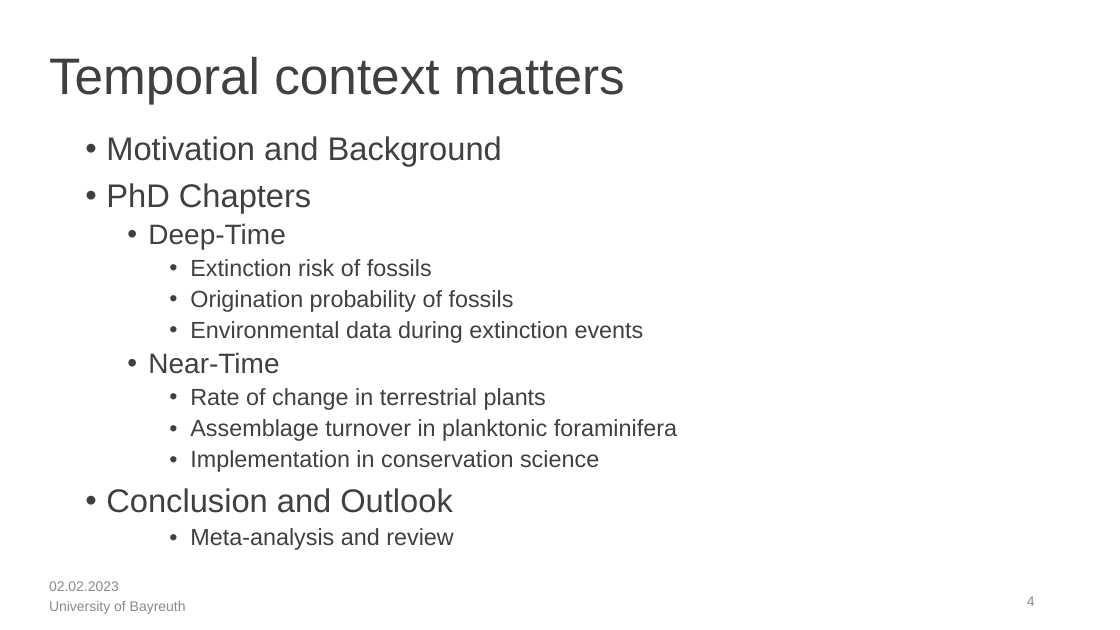
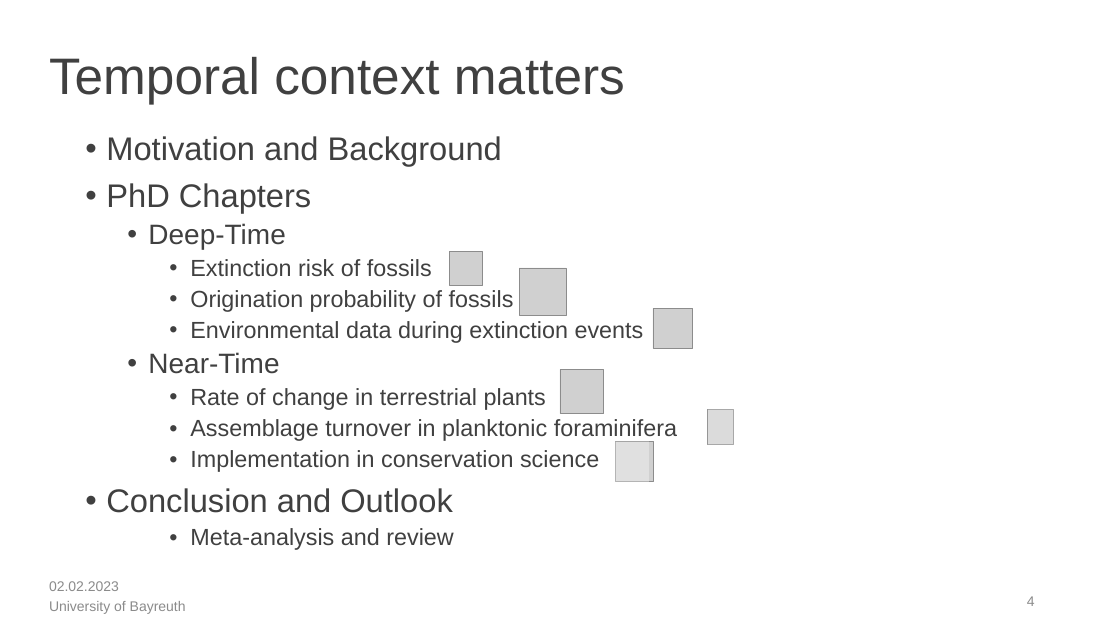
Before and after one commit to Ischi94/colloquium, a slide deck: slide 4 of output/presentation_mathes.pptx. Drawn at 1120x630 pixels with LibreOffice and Linux fonts; fonts in the diff are those of the drawing; grey boxes stand for pictures. Boxes give left, top, right and bottom in pixels: in the first picture for what was removed or moved away, otherwise in the second. Text is boxed around its words. In the diff, an @@ line names an element or a change of style, - is before the commit and + after.

```diff
--- a/output/presentation_mathes.pptx
+++ b/output/presentation_mathes.pptx
@@ picture added at (450, 252, 483, 286) @@
@@ picture added at (519, 268, 566, 315) @@
@@ picture added at (653, 308, 693, 349) @@
@@ picture added at (560, 370, 604, 413) @@
@@ picture added at (707, 409, 734, 444) @@
@@ rectangle added at (707, 402, 741, 449), fill #FFFFFF at 25% opacity @@
@@ rectangle added at (613, 441, 649, 492), fill #FFFFFF at 35% opacity @@
@@ picture added at (616, 441, 654, 481) @@
```
Also in this commit, not shown: 4 slides added, 3 other files.
